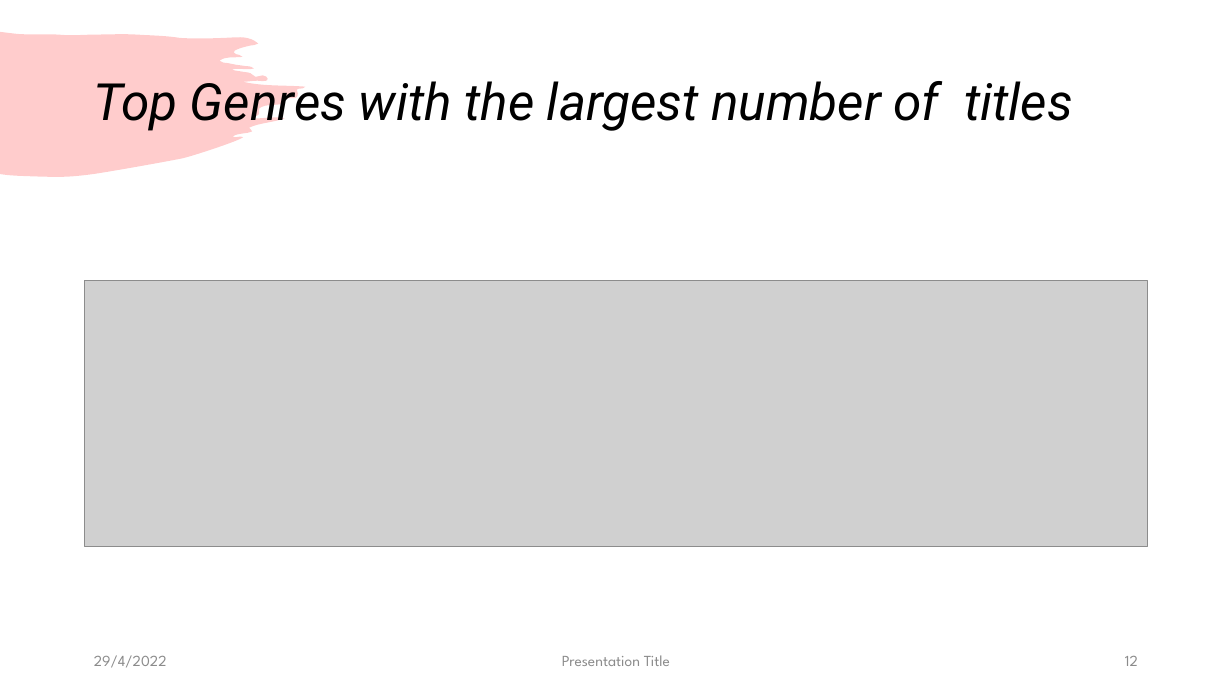
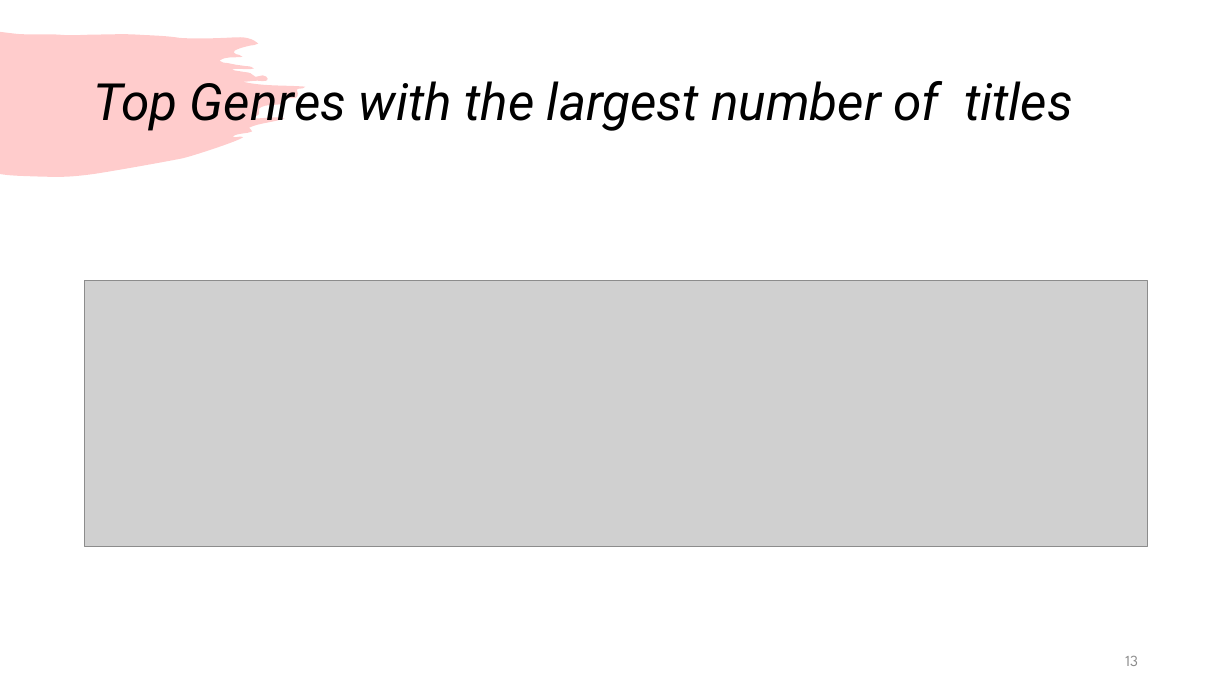
Before and after one commit to Kevinle76/NetFlix, a slide deck: slide 13 of Project_1.pptx (slide 12 before the commit). Drawn at 1232x693 pixels with LibreOffice and Linux fonts; fonts in the diff are those of the drawing; grey boxes stand for pictures. Boxes give left, top, right and bottom in pixels: in the first picture for what was removed or moved away, otherwise in the second. Text is boxed around its words. In the diff, an @@ line names an element or a change of style, - is before the commit and + after.

```diff
--- a/Project_1.pptx
+++ b/Project_1.pptx
@@ text removed at (94,655,167,668) @@
-29/4/2022
@@ text removed at (562,655,670,666) @@
-Presentation Title
@@ page number at (1125,656,1138,666): text changed @@
-12
+13
```
Also in this commit, not shown: 9 other slides changed, 1 slide added, 1 slide removed, 1 other file.
